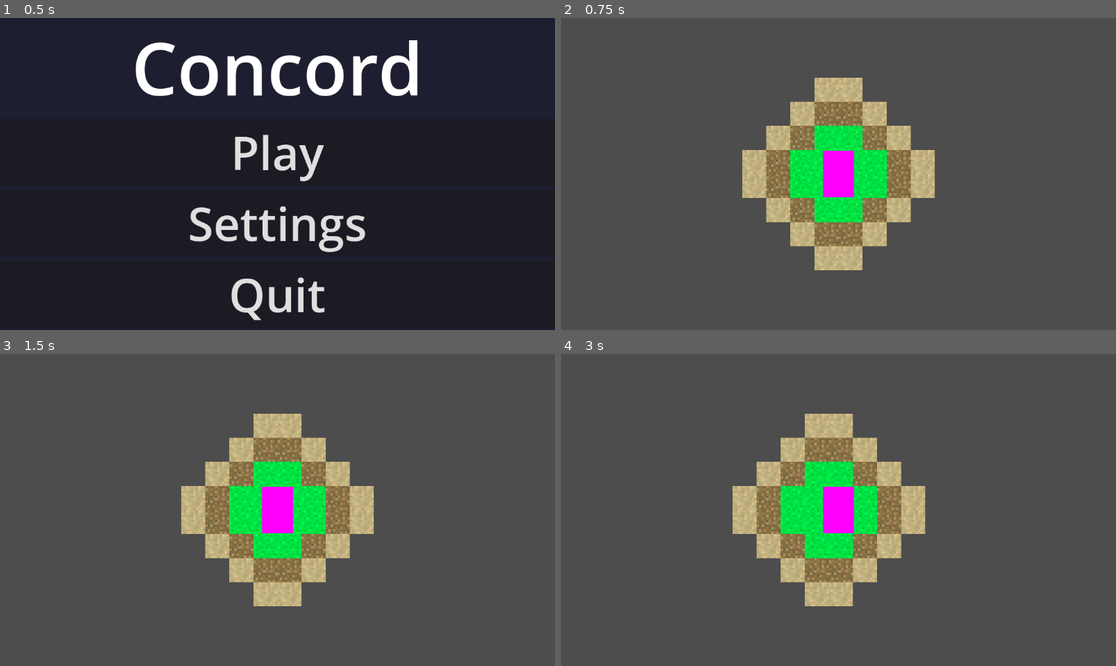
Above: before the commit, frames 1-4 (two rows, left to right).
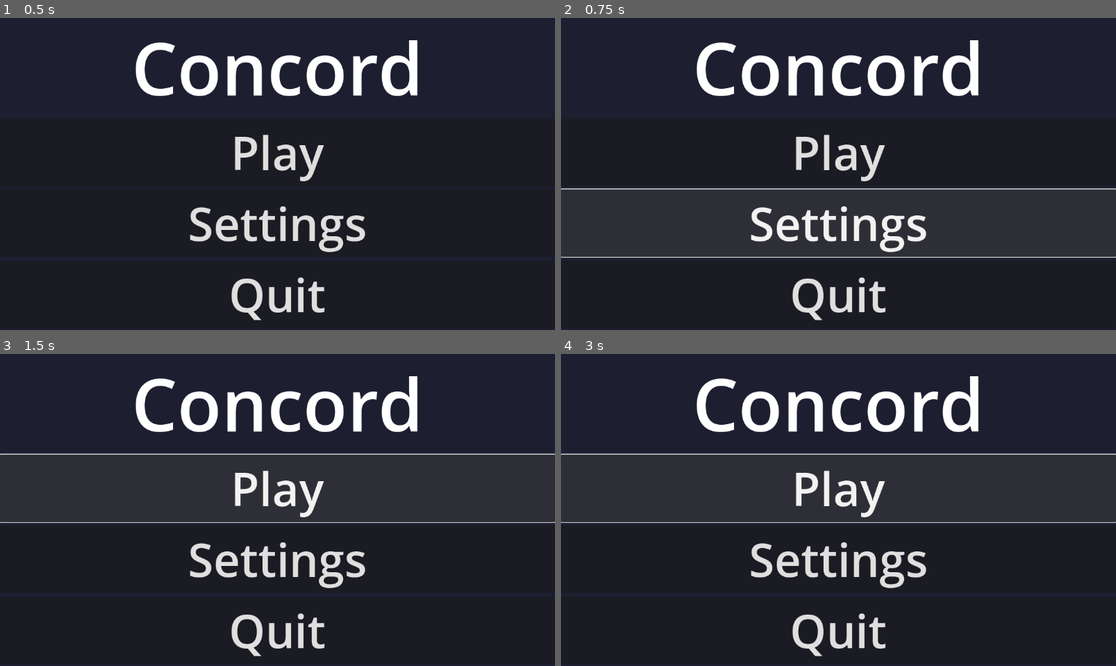
Above: after the commit, the same moments.

Repository: J0SE-S/Concord
Game: Godot game, scene res://Scenes/main.tscn
Same seed, same stepped clock (60 frames per second), same inputs: the game is played once before the commit and once after it.
Inputs (mouse positions are in pixels of both pictures, inside the frame that each line leads up to):
- Up to frame 1 (0.5 s): no input
- Up to frame 2 (0.75 s): click "Settings" at 0.5 s
- Up to frame 3 (1.5 s): click (277, 488) at 1.25 s, where only the run after the commit has a clickable "Play"
- Up to frame 4 (3 s): click (838, 488) at 2 s, where only the run after the commit has a clickable "Play"; hold D (right) from 2.78 s (still down)

Frame 1 is identical in both runs. In frame 2, 100% of the frame differs, in the area x 0-100%, y 0-100%; in frame 3, 100%; in frame 4, 100%.
Error before the commit: Attempt to call function 'get_line' in base 'null instance' on a null instance. (res://Scripts/main.gd:13)
Error after the commit: Attempt to call function 'get_line' in base 'null instance' on a null instance. (res://Scripts/main.gd:14)

Commit message:
Added Godot VoIP, preparing to update it

Diff:
--- a/Scenes/player.tscn
+++ b/Scenes/player.tscn
@@ -14,17 +14,19 @@
 properties/0/sync = true
 properties/0/watch = false
 
-[node name="Player" type="CharacterBody2D" node_paths=PackedStringArray("cam")]
+[node name="Player" type="CharacterBody2D" node_paths=PackedStringArray("cam", "name_tag")]
 z_index = 10
 collision_mask = 0
 script = ExtResource("1_gxivx")
 cam = NodePath("Camera2D")
+name_tag = NodePath("NameTag")
 
 [node name="NameTag" type="Label" parent="."]
 offset_left = -576.0
 offset_top = -80.0
 offset_right = 576.0
 offset_bottom = -57.0
+text = "Username"
 horizontal_alignment = 1
 vertical_alignment = 1
 
--- a/Scripts/Player.gd
+++ b/Scripts/Player.gd
@@ -12,8 +12,8 @@
 	if (is_multiplayer_authority()):
 		cam.make_current()
 
-#func set_name_tag(new_name):
-	#name_tag.text = str(new_name)
+func set_name_tag(new_name):
+	name_tag.text = str(new_name)
 
 func _process(_delta):
 	if is_multiplayer_authority():
--- a/Scripts/main.gd
+++ b/Scripts/main.gd
@@ -7,6 +7,7 @@
 @export var spawn_positions : PackedVector2Array
 var user_key : String
 var server_key : String
+var port = 10273
 
 func _ready():
 	var auth = FileAccess.open("user://auth.dat", FileAccess.READ)
@@ -15,21 +16,17 @@
 	auth.close()
 
 func _on_play_button_button_up():
-	#if (is_server):
-	peer.create_server(10273)
-	multiplayer.peer_connected.connect(add_player)
-	add_player()
-	multiplayer.multiplayer_peer = peer
-	#cam.enabled = false
-	#else:
-	#	peer.create_client("127.0.0.1", 10273)
-	#	multiplayer.multiplayer_peer = peer
-	#	cam.enabled = false
+	if (server_key.hex_decode().get_string_from_utf8() == "127.0.0.1"):
+		peer.create_server(port)
+		multiplayer.peer_connected.connect(add_player)
+		add_player()
+		multiplayer.multiplayer_peer = peer
+	else:
+		_on_settings_button_button_up()
 
 func _on_settings_button_button_up():
-	peer.create_client(server_key.hex_decode().get_string_from_utf8(), 10273)
+	peer.create_client(server_key.hex_decode().get_string_from_utf8(), port)
 	multiplayer.multiplayer_peer = peer
-	cam.enabled = false
 
 func _on_quit_button_button_up():
 	get_tree().quit()
@@ -37,7 +34,7 @@
 func add_player(id = 1):
 	var player = player_scene.instantiate()
 	player.name = str(id)
-	#player.set_name_tag(user_key)
+	player.set_name_tag(user_key.hex_decode().get_string_from_utf8())
 	network_objects_node.add_child(player)
 
 func exit_game(id):
--- a/project.godot
+++ b/project.godot
@@ -19,6 +19,10 @@
 [display]
 
 window/size/resizable=false
+
+[dotnet]
+
+project/assembly_name="Concord"
 
 [input]
 
Not shown, added: addons/godot-voip/demo/Demo.tscn
Not shown, added: addons/godot-voip/demo/Network.gd
Not shown, added: addons/godot-voip/icons/VoiceInstance.svg
Not shown, added: addons/godot-voip/icons/VoiceInstance.svg.import
Not shown, added: addons/godot-voip/icons/VoiceOrchestrator.svg
Not shown, added: addons/godot-voip/icons/VoiceOrchestrator.svg.import
Not shown, added: addons/godot-voip/plugin.cfg
Not shown, added: addons/godot-voip/plugin.gd
Not shown, added: addons/godot-voip/scripts/voice_mic.gd
Not shown, added: addons/godot-voip/scripts/voice_orchestrator.gd
Not shown, added: Concord.csproj
Not shown, added: Concord.sln
